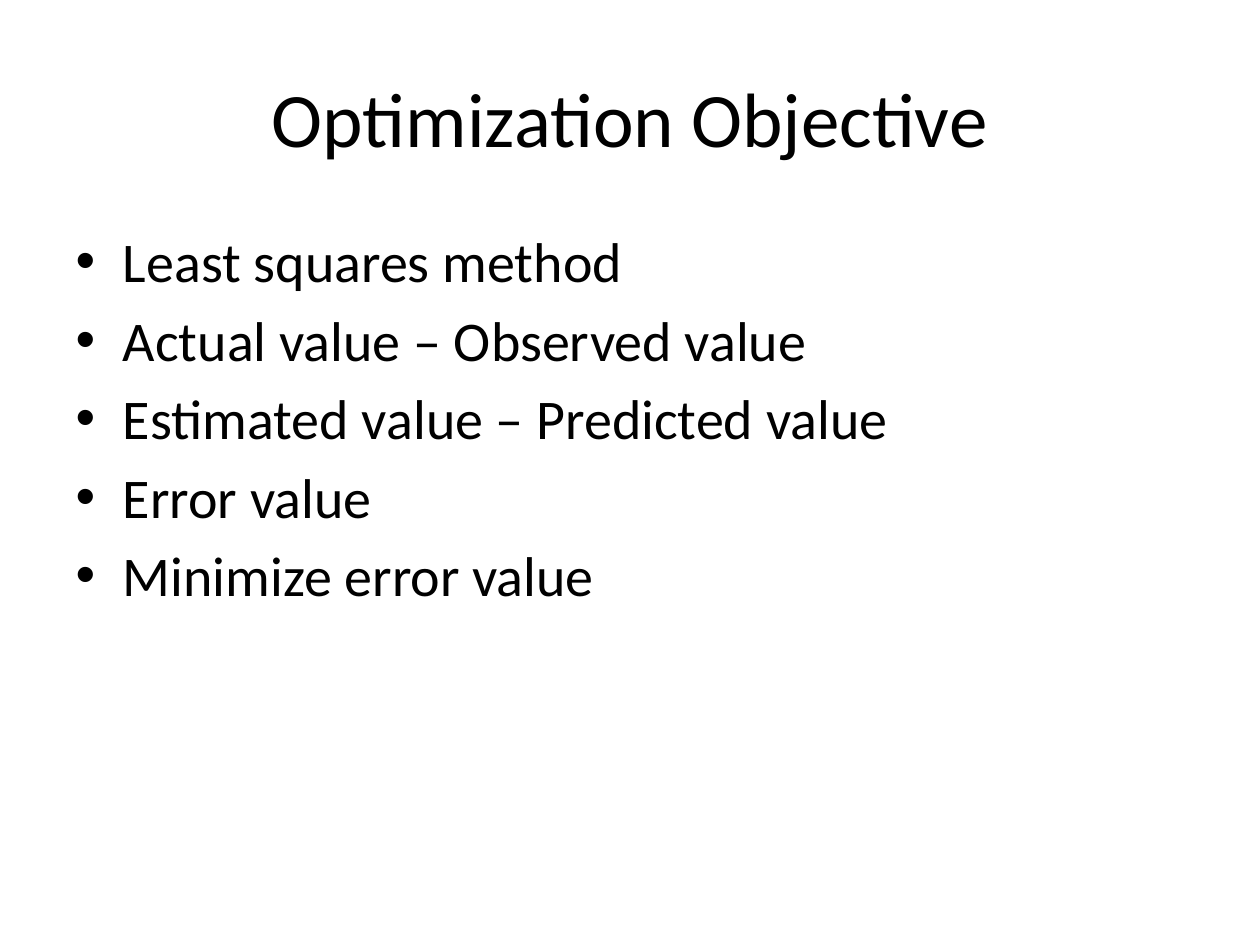
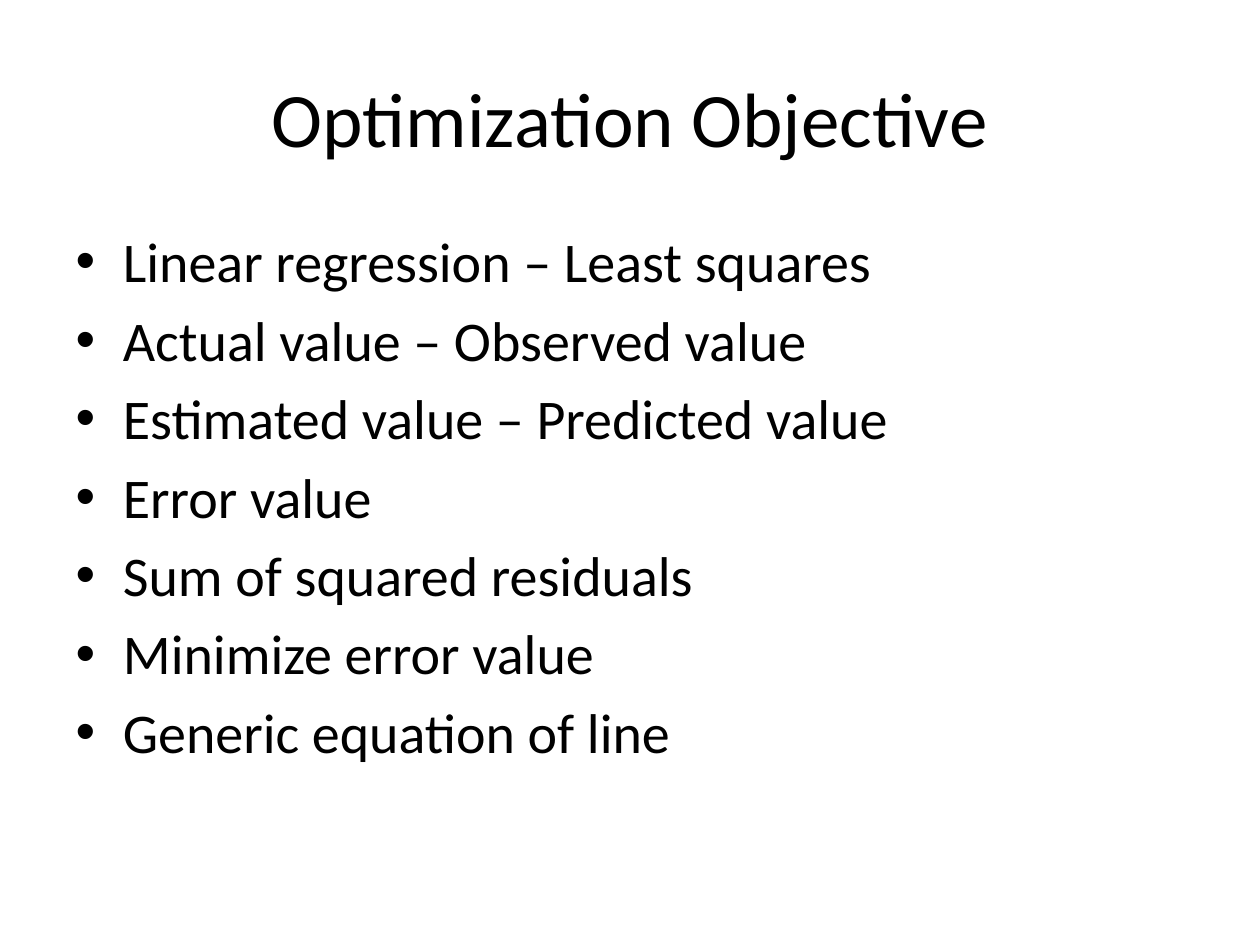
Before and after one commit to look4pritam/ArtificialIntelligence, a slide deck: slide 11 of MachineLearning/LinearRegression/LinearRegression.pptx. Drawn at 1260x945 pixels with LibreOffice and Linux fonts; fonts in the diff are those of the drawing. Boxes give left, top, right and bottom in pixels: in the first picture for what was removed or moved away, otherwise in the second. Text is boxed around its words. In the diff, an @@ line names an element or a change of style, - is before the commit and + after.

```diff
--- a/MachineLearning/LinearRegression/LinearRegression.pptx
+++ b/MachineLearning/LinearRegression/LinearRegression.pptx
@@ text at <box>123,243,871,292</box>: text changed @@
-• Least squares method
+• Linear regression – Least squares
@@ text at <box>123,557,693,605</box>: paragraph added @@
+• Sum of squared residuals
@@ text at <box>123,714,670,762</box>: paragraph added @@
+• Generic equation of line
```
Also in this commit, not shown: 2 other slides changed, 1 slide added, 1 slide removed.
